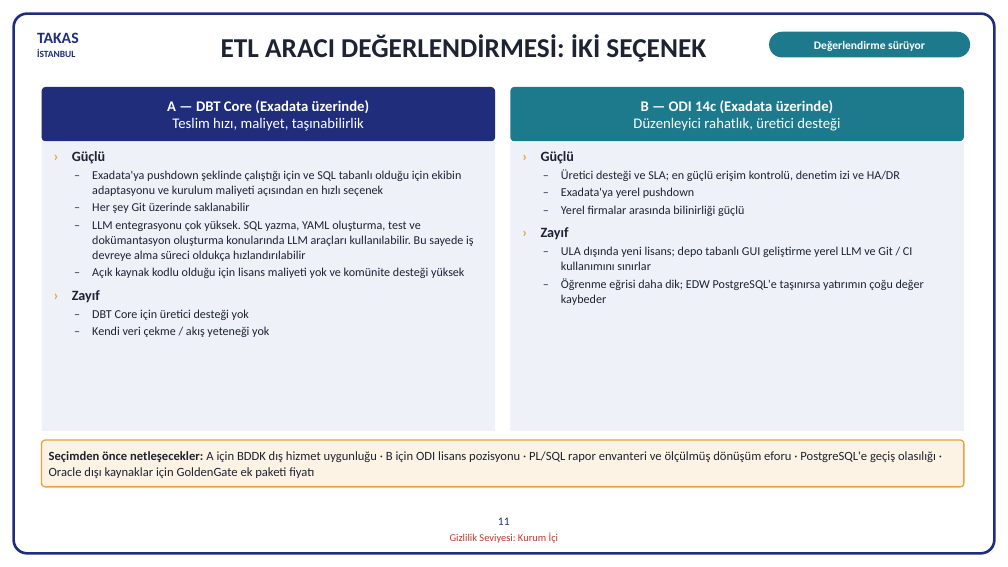
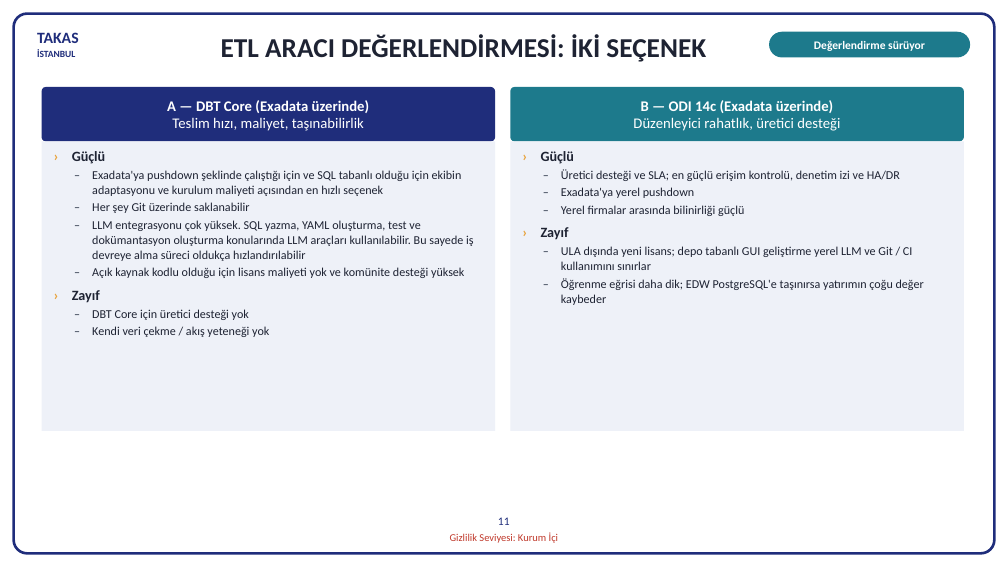
Before and after one commit to hanifidemirel0/Cursor-Projects, a slide deck: slide 11 of outputs/dwh-sunum-kasim-2026/5 - DWHSunum_Kasim2026.pptx. Drawn at 1008x567 pixels with LibreOffice and Linux fonts; fonts in the diff are those of the drawing. Boxes give left, top, right and bottom in pixels: in the first picture for what was removed or moved away, otherwise in the second. Text is boxed around its words. In the diff, an @@ line names an element or a change of style, - is before the commit and + after.

```diff
--- a/outputs/dwh-sunum-kasim-2026/5 - DWHSunum_Kasim2026.pptx
+++ b/outputs/dwh-sunum-kasim-2026/5 - DWHSunum_Kasim2026.pptx
@@ rounded rectangle removed at (42,440,964,487) @@
-Seçimden önce netleşecekler: A için BDDK dış hizmet uygunluğu · B için ODI lisans pozisyonu · PL/SQL rapor envanteri ve ölçülmüş dönüşüm eforu · PostgreSQL'e geçiş olasılığı · Oracle dışı kaynaklar için GoldenGate ek paketi fiyatı
```
Also in this commit, not shown: 2 other files.
